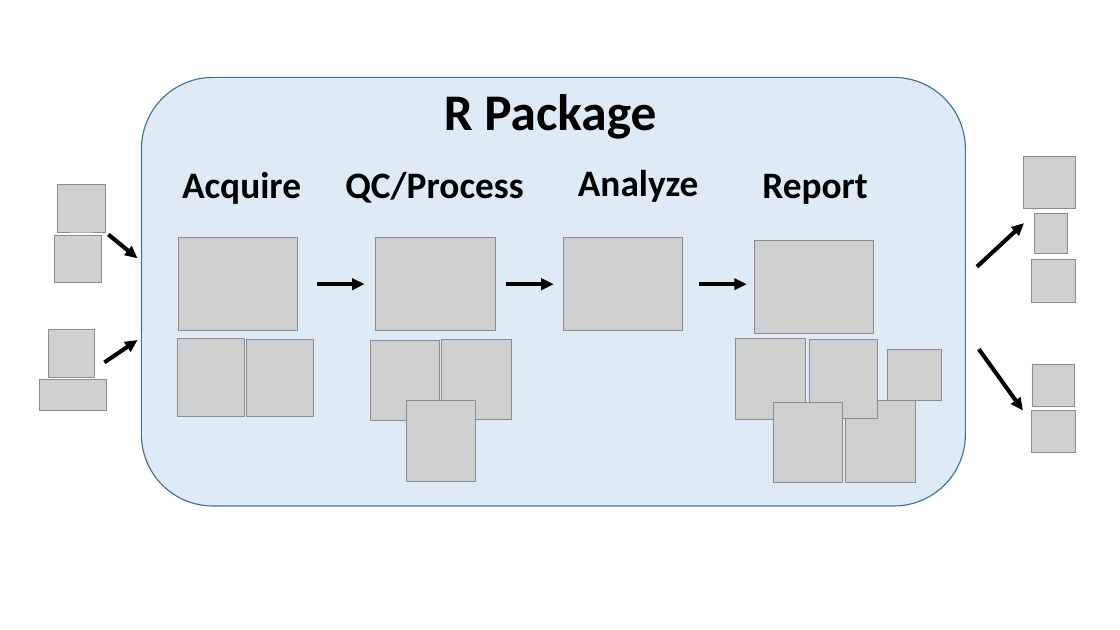
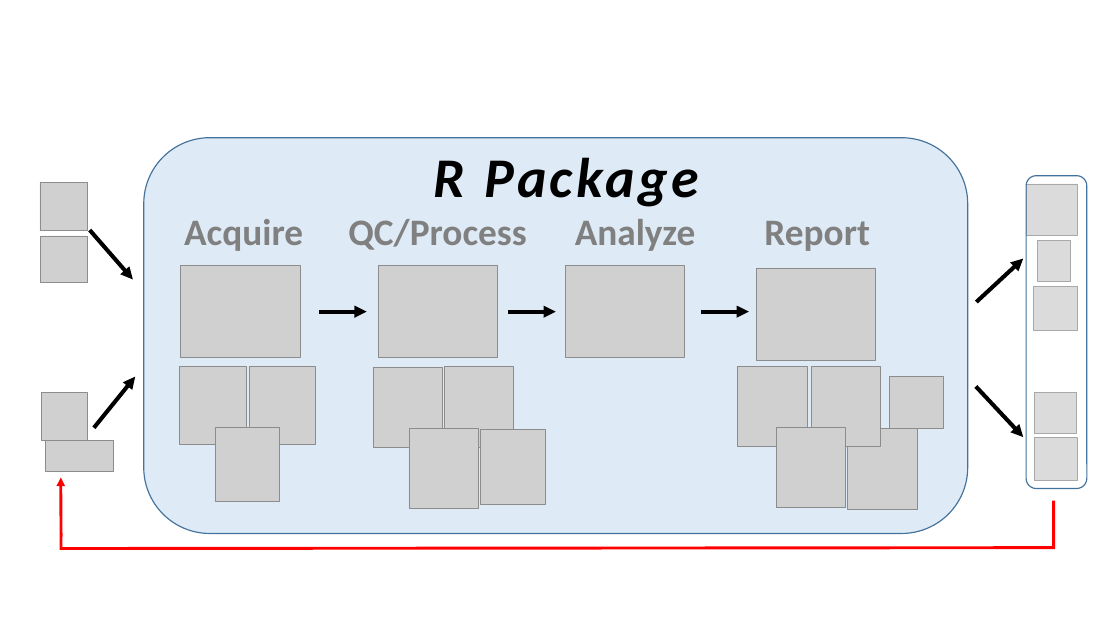
Before and after one commit to USFWS/data-mgt-with-r, a slide deck: slide 7 of docs/mccrea/presentation/images/pp_images.pptx (slide 2 before the commit). Drawn at 1120x630 pixels with LibreOffice and Linux fonts; fonts in the diff are those of the drawing; grey boxes stand for pictures. Boxes give left, top, right and bottom in pixels: in the first picture for what was removed or moved away, otherwise in the second. Text is boxed around its words. In the diff, an @@ line names an element or a change of style, - is before the commit and + after.

Commit message:
Update McCrea's slides and add images.

```diff
--- a/docs/mccrea/presentation/images/pp_images.pptx
+++ b/docs/mccrea/presentation/images/pp_images.pptx
@@ rounded rectangle: place and size @@
-rounded rectangle at bbox=[141, 77, 965, 506]
+rounded rectangle at bbox=[144, 138, 968, 534]
@@ text "R Package": place and size @@
-text "R Package" at bbox=[444, 94, 656, 139]
+text "R Package" at bbox=[433, 157, 698, 207]
@@ text "R Package" at bbox=[433, 157, 698, 207]: size 44 to 48 pt, letter spacing 0 to 3 pt, italic on @@
@@ picture: place and size @@
-picture at bbox=[57, 184, 105, 232]
+picture at bbox=[40, 182, 88, 230]
@@ text "Acquire": place and size @@
-text "Acquire" at bbox=[182, 172, 301, 204]
+text "Acquire" at bbox=[184, 219, 303, 251]
@@ text "QC/Process": place and size @@
-text "QC/Process" at bbox=[345, 171, 523, 203]
+text "QC/Process" at bbox=[348, 219, 526, 250]
@@ text colour #000000 to #808080 in 4 elements at bbox=[184, 219, 303, 251], bbox=[764, 221, 870, 251], bbox=[348, 219, 526, 250], bbox=[575, 219, 696, 251] @@
@@ text "Analyze": place and size @@
-text "Analyze" at bbox=[578, 169, 699, 202]
+text "Analyze" at bbox=[575, 219, 696, 251]
@@ text "Report": place and size @@
-text "Report" at bbox=[762, 173, 868, 204]
+text "Report" at bbox=[764, 221, 870, 251]
@@ picture: place and size @@
-picture at bbox=[55, 235, 102, 282]
+picture at bbox=[41, 236, 88, 283]
@@ arrow moved from (108, 234) - (138, 258) to (90, 230) - (133, 280) @@
@@ arrow moved from (977, 267) - (1024, 223) to (976, 302) - (1023, 259) @@
@@ 8 pictures, 2 arrows: place and size @@
-8 pictures, 2 arrows at bbox=[318, 238, 1075, 481]
+8 pictures, 2 arrows at bbox=[319, 266, 1078, 509]
@@ arrow moved from (104, 362) - (138, 340) to (94, 428) - (135, 376) @@
@@ picture: place and size @@
-picture at bbox=[177, 339, 245, 417]
+picture at bbox=[180, 366, 247, 444]
@@ picture: place and size @@
-picture at bbox=[735, 339, 805, 419]
+picture at bbox=[738, 366, 807, 447]
@@ 3 pictures: place and size @@
-3 pictures at bbox=[774, 350, 1075, 482]
+3 pictures at bbox=[776, 377, 1076, 507]
@@ arrow moved from (979, 350) - (1023, 410) to (976, 386) - (1023, 437) @@
@@ picture: place and size @@
-picture at bbox=[49, 329, 94, 377]
+picture at bbox=[41, 392, 87, 440]
@@ picture: place and size @@
-picture at bbox=[39, 380, 107, 411]
+picture at bbox=[46, 440, 114, 471]
@@ 6 pictures, 1 arrow: place and size @@
-6 pictures, 1 arrow at bbox=[178, 156, 1075, 482]
+6 pictures, 1 arrow at bbox=[181, 184, 1078, 510]
@@ group added at bbox=[60, 176, 1087, 549]: 2 pictures, 1 rounded rectangle, 1 freeform shape @@
```
Also in this commit, not shown: 1 other slide changed, 14 slides added, 32 other files.
